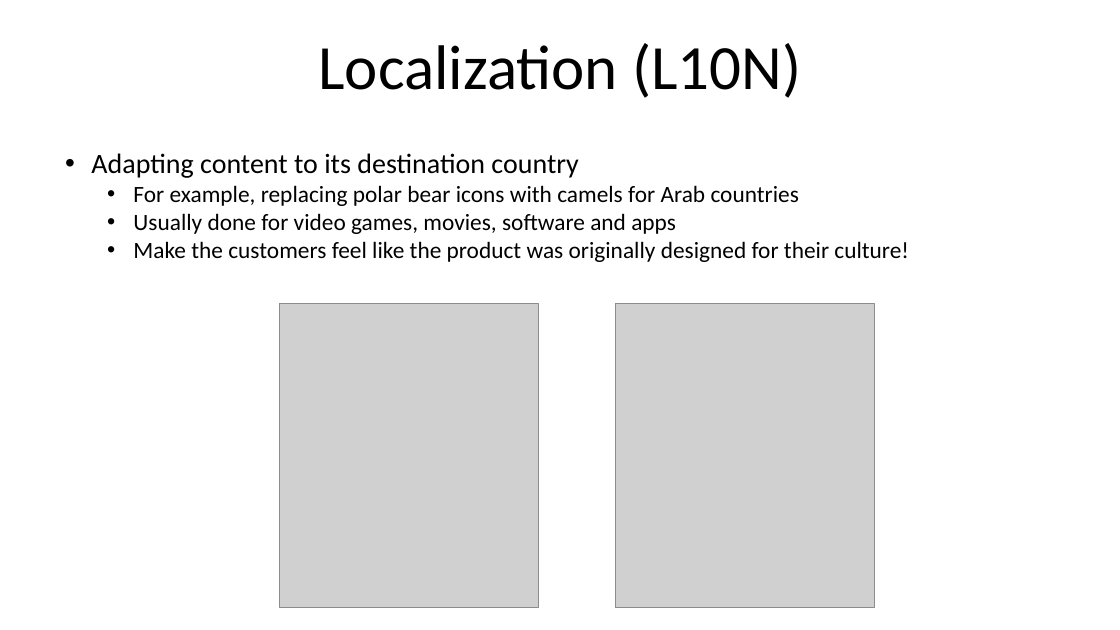
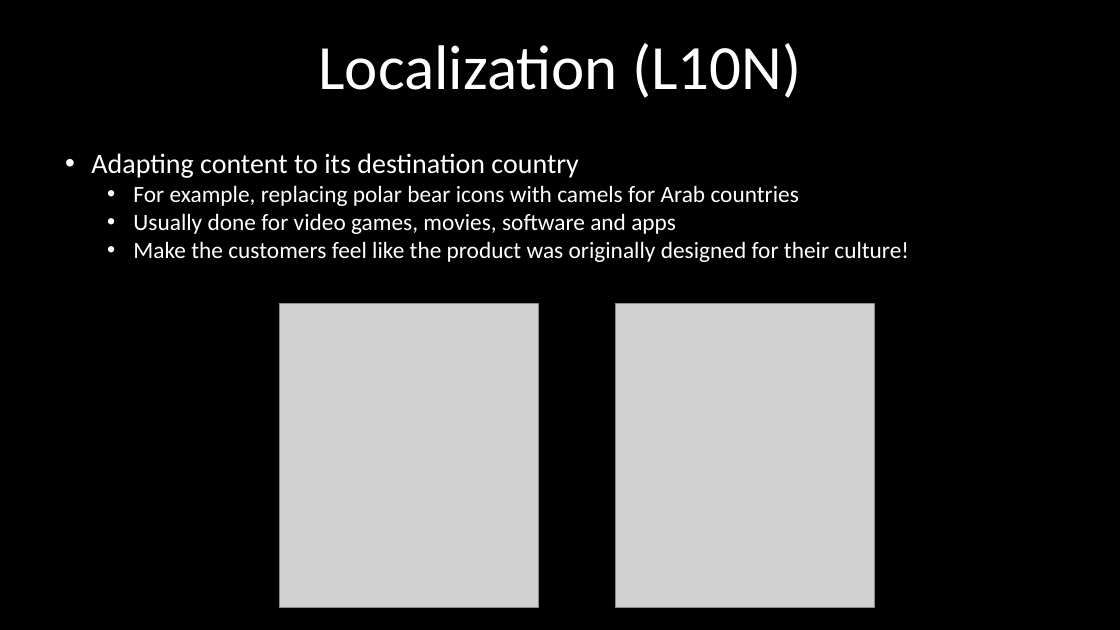
Before and after one commit to itaitzruia4/Workshop, a slide deck: slide 4 of docs/globalization.pptx. Drawn at 1120x630 pixels with LibreOffice and Linux fonts; fonts in the diff are those of the drawing; grey boxes stand for pictures; background and template pictures are left out. Boxes give left, top, right and bottom in pixels: in the first picture for what was removed or moved away, otherwise in the second. Text is boxed around its words. In the diff, an @@ line names an element or a change of style, - is before the commit and + after.

```diff
--- a/docs/globalization.pptx
+++ b/docs/globalization.pptx
@@ background #FFFFFF to picture (left out) @@
@@ text "Localization (L10N)" at <box>318,43,801,98</box>: text colour #000000 to #FFFFFF @@
@@ text "Adapting content to its destination ..." at <box>91,153,909,262</box>: text colour #000000 to #FFFFFF @@
```
Also in this commit, not shown: 4 other slides changed, 2 slides added, 1 slide removed, 2 other files.
